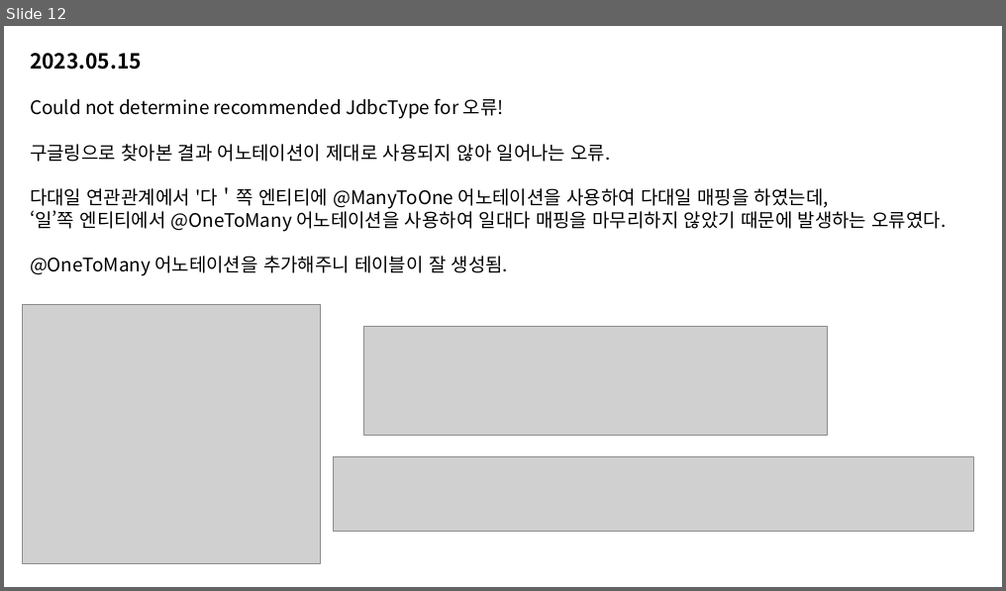
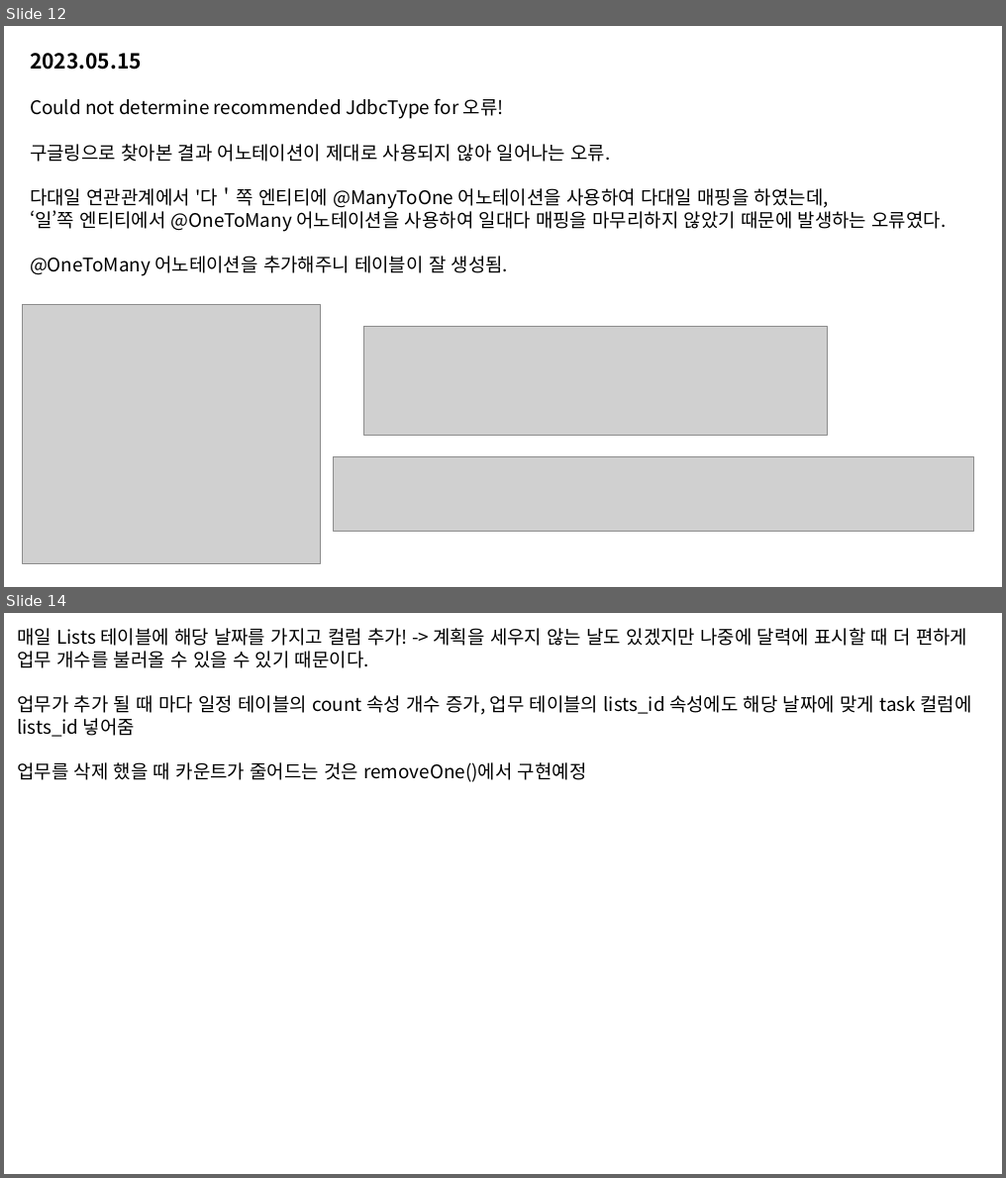
Before and after one commit to LvUpPlanner/LePl_Spring, a slide deck: CYJ/LePl 개발 일지.pptx. Shown one above the other, each under a label of ours: slide 12 before the commit, slides 12 and 14 after it; the slides between them are not shown. The pictures are 1006x591 and 1006x1178 pixels, drawn with LibreOffice and Linux fonts; fonts in the diff are those of the drawing; grey boxes stand for pictures. Boxes give left, top, right and bottom in pixels: in the first picture for what was removed or moved away, otherwise in the second. Text is boxed around its words. In the diff, an @@ line names an element or a change of style, - is before the commit and + after.

```diff
--- a/CYJ/LePl 개발 일지.pptx
+++ b/CYJ/LePl 개발 일지.pptx
@@ slide 14 added at bbox=[4, 613, 1002, 1174], background #FFFFFF @@
@@ text added at bbox=[17, 628, 971, 782], 18 pt, text #000000 @@
+매일 Lists 테이블에 해당 날짜를 가지고 컬럼 추가! -> 계획을 세우지 않는 날도 있겠지만 나중에 달력에 표시할 때 더 편하게 업무 개수를 불러올 수 있을 수 있기 때문이다.
+업무가 추가 될 때 마다 일정 테이블의 count 속성 개수 증가, 업무 테이블의 lists_id 속성에도 해당 날짜에 맞게 task 컬럼에 lists_id 넣어줌
+업무를 삭제 했을 때 카운트가 줄어드는 것은 removeOne()에서 구현예정
```
Also in this commit, not shown: 4 other slides added.
